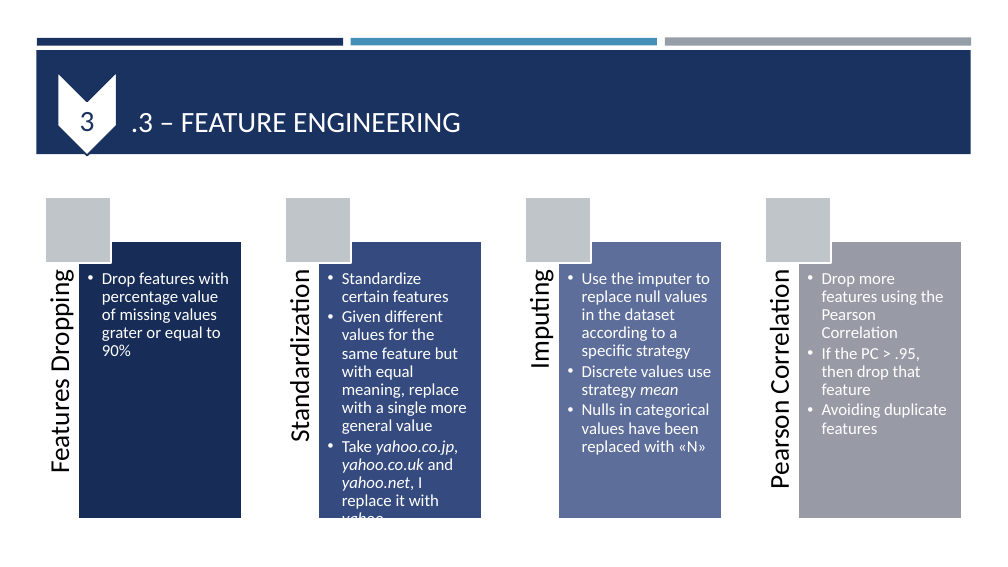
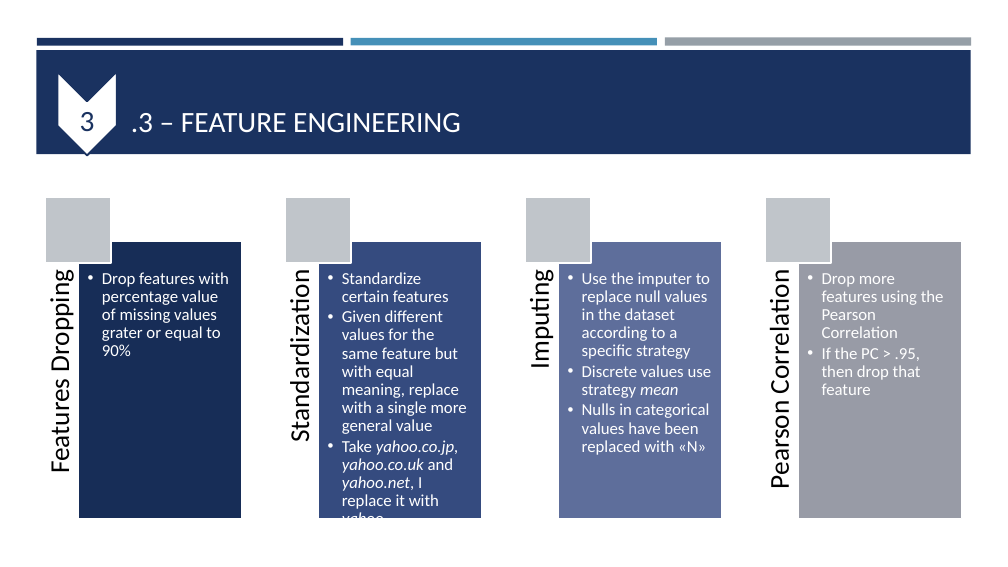
Before and after one commit to lmriccardo/fraudolent-transaction-classification, a slide deck: slide 8 of presentation/fraudolent_transaction.pptx. Drawn at 1008x567 pixels with LibreOffice and Linux fonts; fonts in the diff are those of the drawing. Boxes give left, top, right and bottom in pixels: in the first picture for what was removed or moved away, otherwise in the second. Text is boxed around its words. In the diff, an @@ line names an element or a change of style, - is before the commit and + after.

```diff
--- a/presentation/fraudolent_transaction.pptx
+++ b/presentation/fraudolent_transaction.pptx
@@ text at (822, 403, 947, 434): paragraph removed @@
-  • Avoiding duplicate features
```
Also in this commit, not shown: 2 other slides changed, 11 other files.
